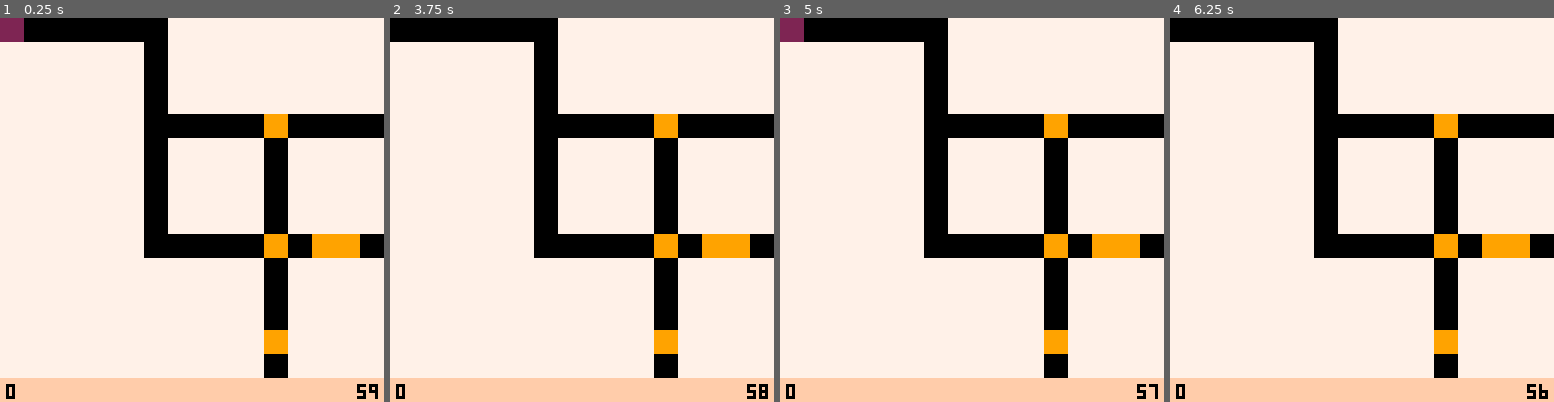
Above: before the commit, frames 1-4 (left to right).
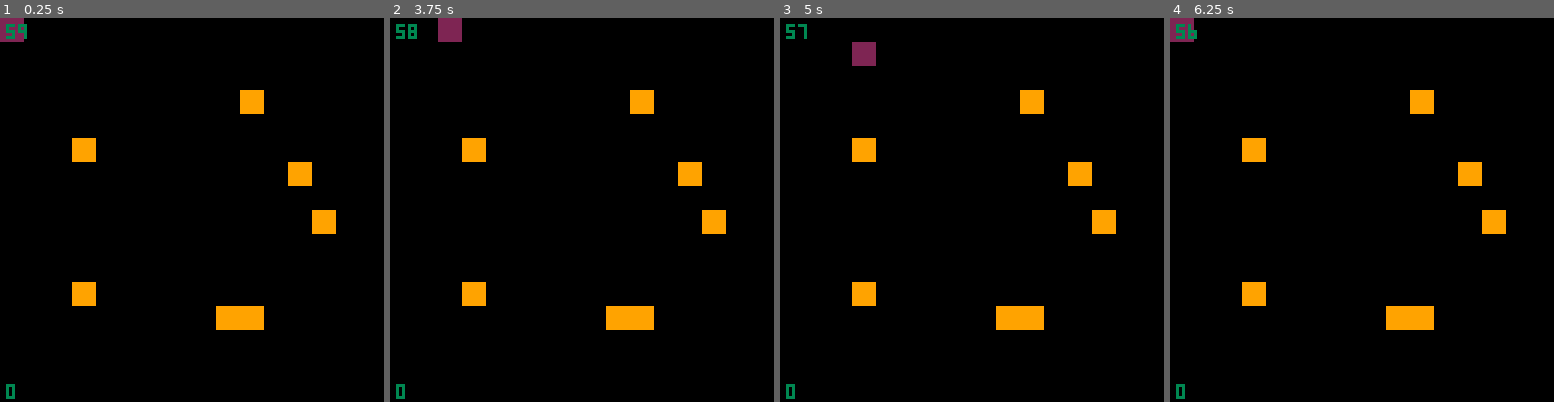
Above: after the commit, the same moments.

Repository: Loremus299/Mini-Jam-221
Game: PICO-8 cartridge index.p8
Two runs of this game, one before a commit and one after it. Both use one fixed random seed, a clock stepped at 60 frames per second and the inputs below.
Inputs:
- Up to frame 1 (0.25 s): no input
- Up to frame 2 (3.75 s): tap O (Z key) at 0.33, 0.7, 1.43, 2.22, 3.1 s; tap X (X key) at 1.07, 2.07, 2.4, 2.73, 3.07, 3.4, 3.73 s; hold Left 1.97-2.37 s; hold Down 2.42-2.82 s; hold Right 2.87-3.53 s; hold Up from 3.58 s (still down)
- Up to frame 3 (5 s): tap O (Z key) at 3.98, 4.87 s; tap X (X key) at 4.07, 4.4, 4.73 s; release Up at 4.08 s; hold Right 4.13-4.53 s; hold Down from 4.58 s (still down)
- Up to frame 4 (6.25 s): tap X (X key) every 0.33 s from 5.07 to 6.07 s; release Down at 5.08 s; hold Left 5.13-5.8 s; tap O (Z key) at 5.75 s; hold Up 5.85-6.18 s; hold Left from 6.23 s (still down)

The runs differ from the first frame. In frame 1, 85% of the frame differs, in the area x 0-100%, y 0-100%; in frame 2, 86%; in frame 3, 85%; in frame 4, 85%.

Commit message:
time to make scroll

Diff:
--- a/index.p8
+++ b/index.p8
@@ -116,8 +116,8 @@
 	cls()
 	map(sd.mapX, sd.mapY)
 	spr(plr.spr, plr.x, plr.y, plr.w, plr.h, plr.fx, plr.fy)
-	print(glb.score, 2,122, 0)
-	print(flr(glb.time / 60), 119,122,0)
+	print(glb.score, 2, 122, 3)
+	print(flr(glb.time / 60), 2, 2, 3)
 end
 -->8
 sceneManager = {
@@ -153,19 +153,35 @@
 0000010102000000000000000000000000000000000000000000000000000000000000000000000000000000000000000000000000000000000000000000000000000000000000000000000000000000000000000000000000000000000000000000000000000000000000000000000000000000000000000000000000000000
 0000000000000000000000000000000000000000000000000000000000000000000000000000000000000000000000000000000000000000000000000000000000000000000000000000000000000000000000000000000000000000000000000000000000000000000000000000000000000000000000000000000000000000
 __map__
-0000000000000002020202020202020200000000000000000000000000000000000000000000000000000000000000000000000000000000000000000000000000000000000000000000000000000000000000000000000000000000000000000000000000000000000000000000000000000000000000000000000000000000
-0202020202020002020202020202020200000000000000000000000000000000000000000000000000000000000000000000000000000000000000000000000000000000000000000000000000000000000000000000000000000000000000000000000000000000000000000000000000000000000000000000000000000000
-0202020202020002020202020202020200000000000000000000000000000000000000000000000000000000000000000000000000000000000000000000000000000000000000000000000000000000000000000000000000000000000000000000000000000000000000000000000000000000000000000000000000000000
-0202020202020002020202020202020200000000000000000000000000000000000000000000000000000000000000000000000000000000000000000000000000000000000000000000000000000000000000000000000000000000000000000000000000000000000000000000000000000000000000000000000000000000
-0202020202020000000000040000000000000000000000000000000000000000000000000000000000000000000000000000000000000000000000000000000000000000000000000000000000000000000000000000000000000000000000000000000000000000000000000000000000000000000000000000000000000000
-0202020202020002020202000202020200000000000000000000000000000000000000000000000000000000000000000000000000000000000000000000000000000000000000000000000000000000000000000000000000000000000000000000000000000000000000000000000000000000000000000000000000000000
-0202020202020002020202000202020200000000000000000000000000000000000000000000000000000000000000000000000000000000000000000000000000000000000000000000000000000000000000000000000000000000000000000000000000000000000000000000000000000000000000000000000000000000
-0202020202020002020202000202020200000000000000000000000000000000000000000000000000000000000000000000000000000000000000000000000000000000000000000000000000000000000000000000000000000000000000000000000000000000000000000000000000000000000000000000000000000000
-0202020202020002020202000202020200000000000000000000000000000000000000000000000000000000000000000000000000000000000000000000000000000000000000000000000000000000000000000000000000000000000000000000000000000000000000000000000000000000000000000000000000000000
-0202020202020000000000040004040000000000000000000000000000000000000000000000000000000000000000000000000000000000000000000000000000000000000000000000000000000000000000000000000000000000000000000000000000000000000000000000000000000000000000000000000000000000
-0202020202020202020202000202020200000000000000000000000000000000000000000000000000000000000000000000000000000000000000000000000000000000000000000000000000000000000000000000000000000000000000000000000000000000000000000000000000000000000000000000000000000000
-0202020202020202020202000202020200000000000000000000000000000000000000000000000000000000000000000000000000000000000000000000000000000000000000000000000000000000000000000000000000000000000000000000000000000000000000000000000000000000000000000000000000000000
-0202020202020202020202000202020200000000000000000000000000000000000000000000000000000000000000000000000000000000000000000000000000000000000000000000000000000000000000000000000000000000000000000000000000000000000000000000000000000000000000000000000000000000
-0202020202020202020202040202020200000000000000000000000000000000000000000000000000000000000000000000000000000000000000000000000000000000000000000000000000000000000000000000000000000000000000000000000000000000000000000000000000000000000000000000000000000000
-0202020202020202020202000202020200000000000000000000000000000000000000000000000000000000000000000000000000000000000000000000000000000000000000000000000000000000000000000000000000000000000000000000000000000000000000000000000000000000000000000000000000000000
-0303030303030303030303030303030300000000000000000000000000000000000000000000000000000000000000000000000000000000000000000000000000000000000000000000000000000000000000000000000000000000000000000000000000000000000000000000000000000000000000000000000000000000
+0000000000000000000000000000000000000000000000000000000000000002000000000000000000000000000000000000000000000000000000000000000000000000000000000000000000000000000000000000000000000000000000000000000000000000000000000000000000000000000000000000000000000000
+0000000000000000000000000000000000000000000000000000000000000002000000000000000000000000000000000000000000000000000000000000000000000000000000000000000000000000000000000000000000000000000000000000000000000000000000000000000000000000000000000000000000000000
+0000000000000000000000000000000000000000000000000000000400000002000000000000000000000000000000000000000000000000000000000000000000000000000000000000000000000000000000000000000000000000000000000000000000000000000000000000000000000000000000000000000000000000
+0000000000000000000004000000000000000000000000000000000000000002000000000000000000000000000000000000000000000000000000000000000000000000000000000000000000000000000000000000000000000000000000000000000000000000000000000000000000000000000000000000000000000000
+0000000000000000000000000000000004000000000000000000000000000002000000000000000000000000000000000000000000000000000000000000000000000000000000000000000000000000000000000000000000000000000000000000000000000000000000000000000000000000000000000000000000000000
+0000000400000000000000000000000000000000000000000000000000000002000000000000000000000000000000000000000000000000000000000000000000000000000000000000000000000000000000000000000000000000000000000000000000000000000000000000000000000000000000000000000000000000
+0000000000000000000000000400000000000000000000000000000000000002000000000000000000000000000000000000000000000000000000000000000000000000000000000000000000000000000000000000000000000000000000000000000000000000000000000000000000000000000000000000000000000000
+0000000000000000000000000000000000000000000000000000000000000002000000000000000000000000000000000000000000000000000000000000000000000000000000000000000000000000000000000000000000000000000000000000000000000000000000000000000000000000000000000000000000000000
+0000000000000000000000000004000000000000000000000400000000000002000000000000000000000000000000000000000000000000000000000000000000000000000000000000000000000000000000000000000000000000000000000000000000000000000000000000000000000000000000000000000000000000
+0000000000000000000000000000000000000000000000000400000000000002000000000000000000000000000000000000000000000000000000000000000000000000000000000000000000000000000000000000000000000000000000000000000000000000000000000000000000000000000000000000000000000000
+0000000000000000000000000000000000000000000000000000000000000002000000000000000000000000000000000000000000000000000000000000000000000000000000000000000000000000000000000000000000000000000000000000000000000000000000000000000000000000000000000000000000000000
+0000000400000000000000000000000000000000000000000000000000000002000000000000000000000000000000000000000000000000000000000000000000000000000000000000000000000000000000000000000000000000000000000000000000000000000000000000000000000000000000000000000000000000
+0000000000000000000404000000000000000000000000000000000000000002000000000000000000000000000000000000000000000000000000000000000000000000000000000000000000000000000000000000000000000000000000000000000000000000000000000000000000000000000000000000000000000000
+0000000000000000000000000000000000000000000000000000000000000002000000000000000000000000000000000000000000000000000000000000000000000000000000000000000000000000000000000000000000000000000000000000000000000000000000000000000000000000000000000000000000000000
+0000000000000000000000000000000000000000000000000000000000000002000000000000000000000000000000000000000000000000000000000000000000000000000000000000000000000000000000000000000000000000000000000000000000000000000000000000000000000000000000000000000000000000
+0000000000000000000000000000000002020202020202020202020202020202000000000000000000000000000000000000000000000000000000000000000000000000000000000000000000000000000000000000000000000000000000000000000000000000000000000000000000000000000000000000000000000000
+0000000000000000000000000000000200000000000000000000000000000000000000000000000000000000000000000000000000000000000000000000000000000000000000000000000000000000000000000000000000000000000000000000000000000000000000000000000000000000000000000000000000000000
+0000000000000000000000000000000200000000000000000000000000000000000000000000000000000000000000000000000000000000000000000000000000000000000000000000000000000000000000000000000000000000000000000000000000000000000000000000000000000000000000000000000000000000
+0000000004000000000000000000000200000000000000000000000000000000000000000000000000000000000000000000000000000000000000000000000000000000000000000000000000000000000000000000000000000000000000000000000000000000000000000000000000000000000000000000000000000000
+0000000000000000000000000000000200000000000000000000000000000000000000000000000000000000000000000000000000000000000000000000000000000000000000000000000000000000000000000000000000000000000000000000000000000000000000000000000000000000000000000000000000000000
+0000000000000000000000000400000200000000000000000000000000000000000000000000000000000000000000000000000000000000000000000000000000000000000000000000000000000000000000000000000000000000000000000000000000000000000000000000000000000000000000000000000000000000
+0000000000000000000000000000000200000000000000000000000000000000000000000000000000000000000000000000000000000000000000000000000000000000000000000000000000000000000000000000000000000000000000000000000000000000000000000000000000000000000000000000000000000000
+0000040000040000000400000000000200000000000000000000000000000000000000000000000000000000000000000000000000000000000000000000000000000000000000000000000000000000000000000000000000000000000000000000000000000000000000000000000000000000000000000000000000000000
+0000000000000000000000000000000200000000000000000000000000000000000000000000000000000000000000000000000000000000000000000000000000000000000000000000000000000000000000000000000000000000000000000000000000000000000000000000000000000000000000000000000000000000
+0000000000000000000000000000000200000000000000000000000000000000000000000000000000000000000000000000000000000000000000000000000000000000000000000000000000000000000000000000000000000000000000000000000000000000000000000000000000000000000000000000000000000000
+0000000400000000000000000000000200000000000000000000000000000000000000000000000000000000000000000000000000000000000000000000000000000000000000000000000000000000000000000000000000000000000000000000000000000000000000000000000000000000000000000000000000000000
+0000000000000004040000000000000200000000000000000000000000000000000000000000000000000000000000000000000000000000000000000000000000000000000000000000000000000000000000000000000000000000000000000000000000000000000000000000000000000000000000000000000000000000
+0000000000000000000000000400000200000000000000000000000000000000000000000000000000000000000000000000000000000000000000000000000000000000000000000000000000000000000000000000000000000000000000000000000000000000000000000000000000000000000000000000000000000000
+0000000004000000000000000000000200000000000000000000000000000000000000000000000000000000000000000000000000000000000000000000000000000000000000000000000000000000000000000000000000000000000000000000000000000000000000000000000000000000000000000000000000000000
+0000000000000004000000000000000200000000000000000000000000000000000000000000000000000000000000000000000000000000000000000000000000000000000000000000000000000000000000000000000000000000000000000000000000000000000000000000000000000000000000000000000000000000
+0000000000000000000000000000000200000000000000000000000000000000000000000000000000000000000000000000000000000000000000000000000000000000000000000000000000000000000000000000000000000000000000000000000000000000000000000000000000000000000000000000000000000000
+0202020202020202020202020202020200000000000000000000000000000000000000000000000000000000000000000000000000000000000000000000000000000000000000000000000000000000000000000000000000000000000000000000000000000000000000000000000000000000000000000000000000000000
